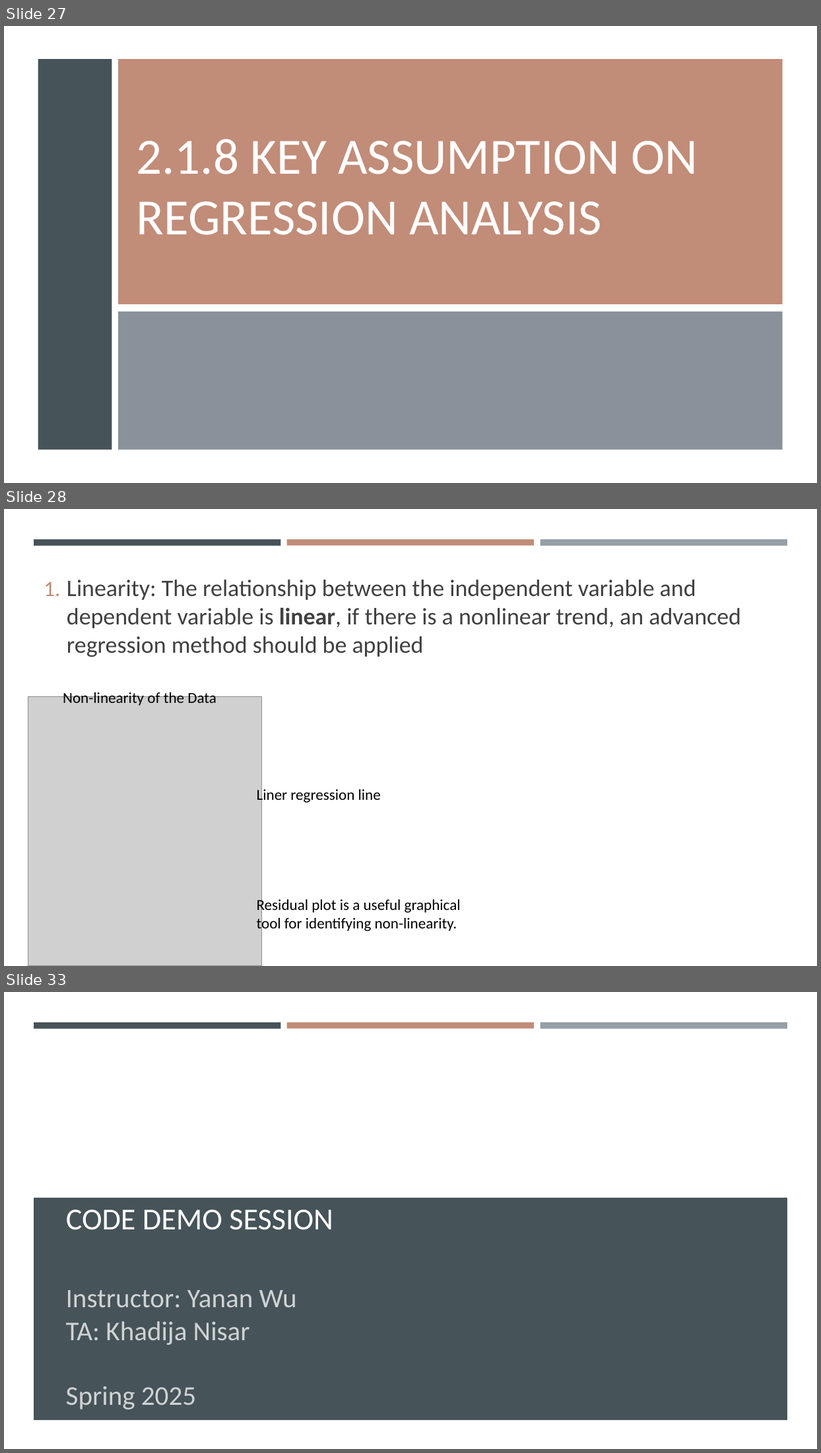
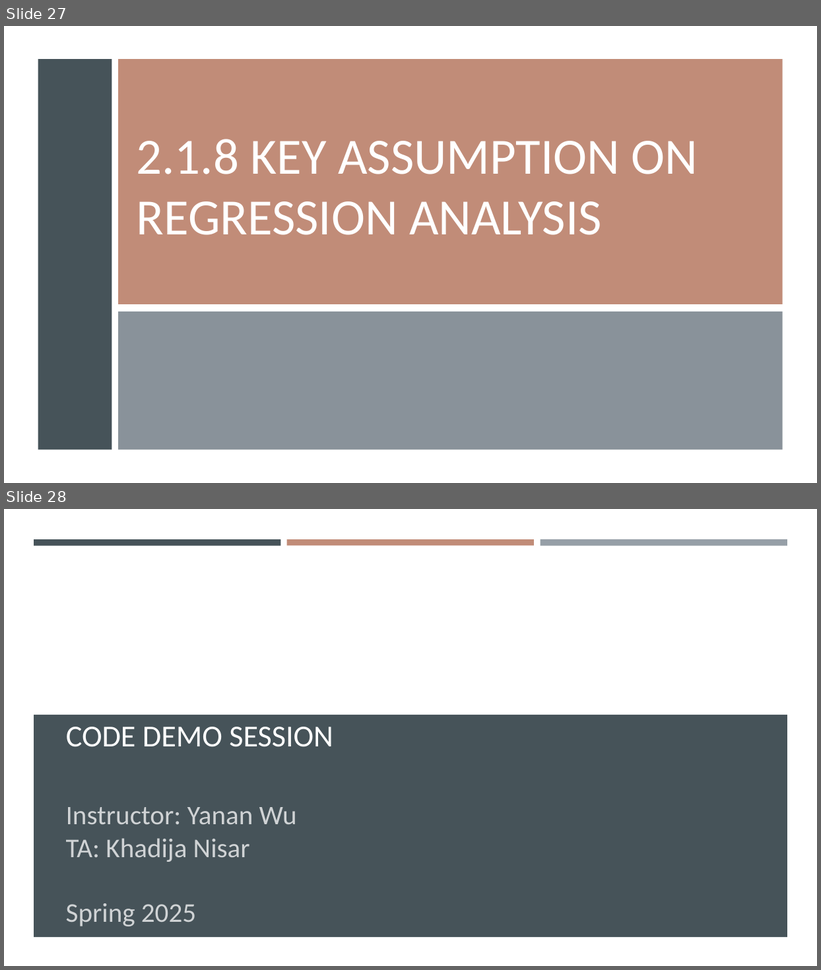
Before and after one commit to gisynw/geog-247, a slide deck: docs/Lectures/Week04/Week04_BivariateRegression_updated.pptx. Shown one above the other, each under a label of ours: slides 27, 28 and 33 before the commit, slides 27 and 28 after it; the slides between them are not shown. The pictures are 821x1453 and 821x970 pixels, drawn with LibreOffice and Linux fonts; fonts in the diff are those of the drawing; grey boxes stand for pictures; background and template pictures are left out. Boxes give left, top, right and bottom in pixels: in the first picture for what was removed or moved away, otherwise in the second. Text is boxed around its words. In the diff, an @@ line names an element or a change of style, - is before the commit and + after.

```diff
--- a/docs/Lectures/Week04/Week04_BivariateRegression_updated.pptx
+++ b/docs/Lectures/Week04/Week04_BivariateRegression_updated.pptx
@@ slide 28 removed at (x1=4, y1=509, x2=817, y2=966), background #FFFFFF; not listed: 3 template elements that a slide beside it also shows @@
@@ text removed at (x1=67, y1=580, x2=741, y2=657) @@
-1. Linearity: The relationship between the independent variable and dependent variable is linear, if there is a nonlinear trend, an advanced regression method should be applied
@@ picture removed at (x1=28, y1=697, x2=261, y2=966) @@
@@ text removed at (x1=63, y1=690, x2=217, y2=706) @@
-Non-linearity of the Data
@@ text removed at (x1=257, y1=788, x2=381, y2=805) @@
-Liner regression line
@@ text removed at (x1=257, y1=898, x2=461, y2=933) @@
-Residual plot is a useful graphical tool for identifying non-linearity.
@@ what was slide 33 is now slide 28 @@
```
Also in this commit, not shown: 4 other slides removed, 4 other files.
